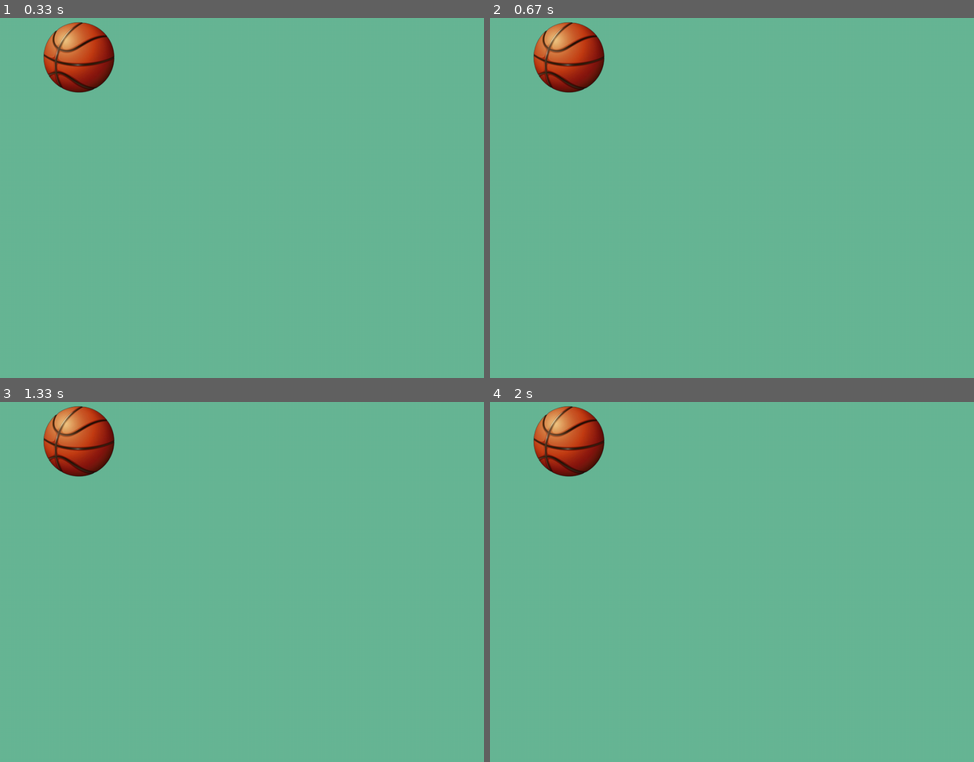
Above: before the commit, frames 1-4 (two rows, left to right).
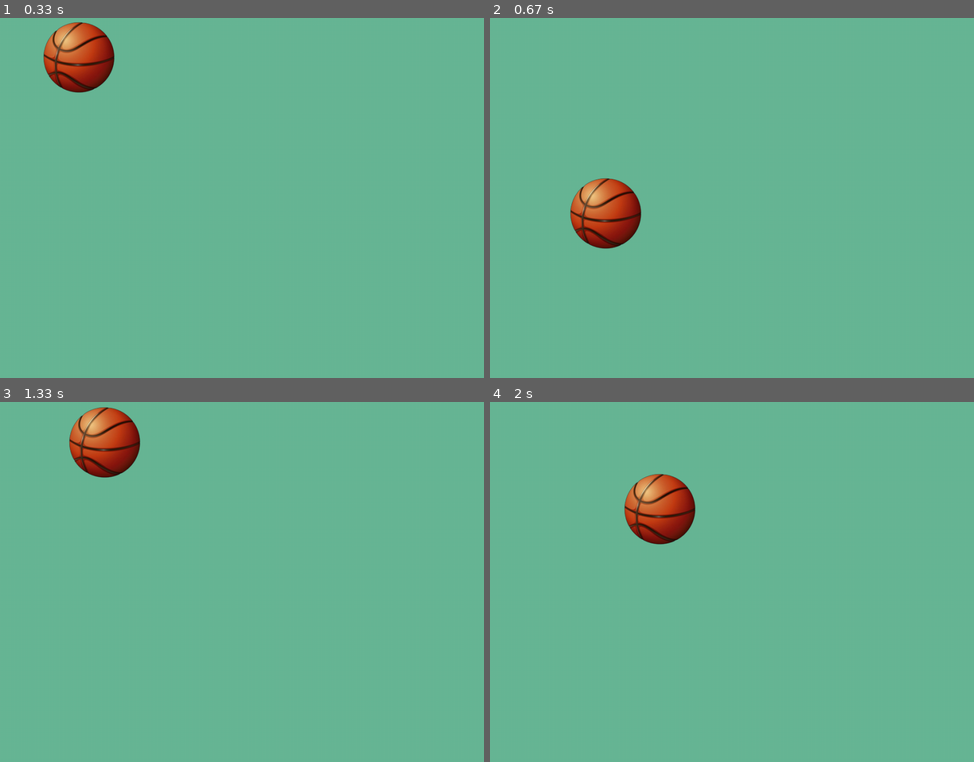
Above: after the commit, the same moments.

Repository: infProgram/inf371_spring2022-Pieces-Ho
Game: pygame game, started from pygameTutorials/dragWithMouse.py
The game is run twice, just before and just after one commit, with the same random seed, the same clock (stepped at 60 frames per second) and the same inputs.
Inputs (mouse positions are in pixels of both pictures, inside the frame that each line leads up to):
- Up to frame 1 (0.33 s): no input
- Up to frame 2 (0.67 s): press the mouse at (702, 198) at 0.37 s; move the mouse to (635, 187) at 0.47 s; release the mouse at (567, 176) at 0.6 s
- Up to frame 3 (1.33 s): press the mouse at (212, 582) at 0.7 s; move the mouse to (309, 643) at 0.8 s; release the mouse at (411, 700) at 0.93 s; click (67, 405) at 1.05 s
- Up to frame 4 (2 s): click (707, 600) at 1.38 s; click (620, 474) at 1.72 s

Frame 1 is identical in both runs. In frame 2, 4.5% of the frame differs, in the area x 8-32%, y 1-65%; in frame 3, 3.1%; in frame 4, 4.5%, in the area x 8-43%, y 1-40%.

Commit message:
Yes It can move with mouse but not center

Diff:
--- a/pygameTutorials/dragWithMouse.py
+++ b/pygameTutorials/dragWithMouse.py
@@ -17,16 +17,22 @@
 ball_rect.x = x
 ball_rect.y = y
 
+moving = False
+
 isRunning = True
 while isRunning:
   for event in pygame.event.get():
     if (event.type == pygame.KEYDOWN and event.key == pygame.K_ESCAPE) or event.type == pygame.QUIT: sys.exit()
-#   control key ball
-  keyPressed =  pygame.key.get_pressed()
-  if keyPressed[pygame.K_w]: ball_rect.y = ball_rect.y - speedY
-  if keyPressed[pygame.K_s]: ball_rect.y = ball_rect.y + speedY
-  if keyPressed[pygame.K_a]: ball_rect.x = ball_rect.x - speedX
-  if keyPressed[pygame.K_d]: ball_rect.x = ball_rect.x + speedX
+
+    if event.type == pygame.MOUSEBUTTONDOWN:
+        if event.button == 1: # 点击鼠标左键
+            moving = True
+    if event.type == pygame.MOUSEBUTTONUP: # 获取松开鼠标事件
+        if event.button == 1: # 松开鼠标左键
+            moving = False
+    if moving:
+        ball_rect.x,ball_rect.y = pygame.mouse.get_pos()
+
   speedX = speedY = 3
   screen.fill(backgroundColor)
 
